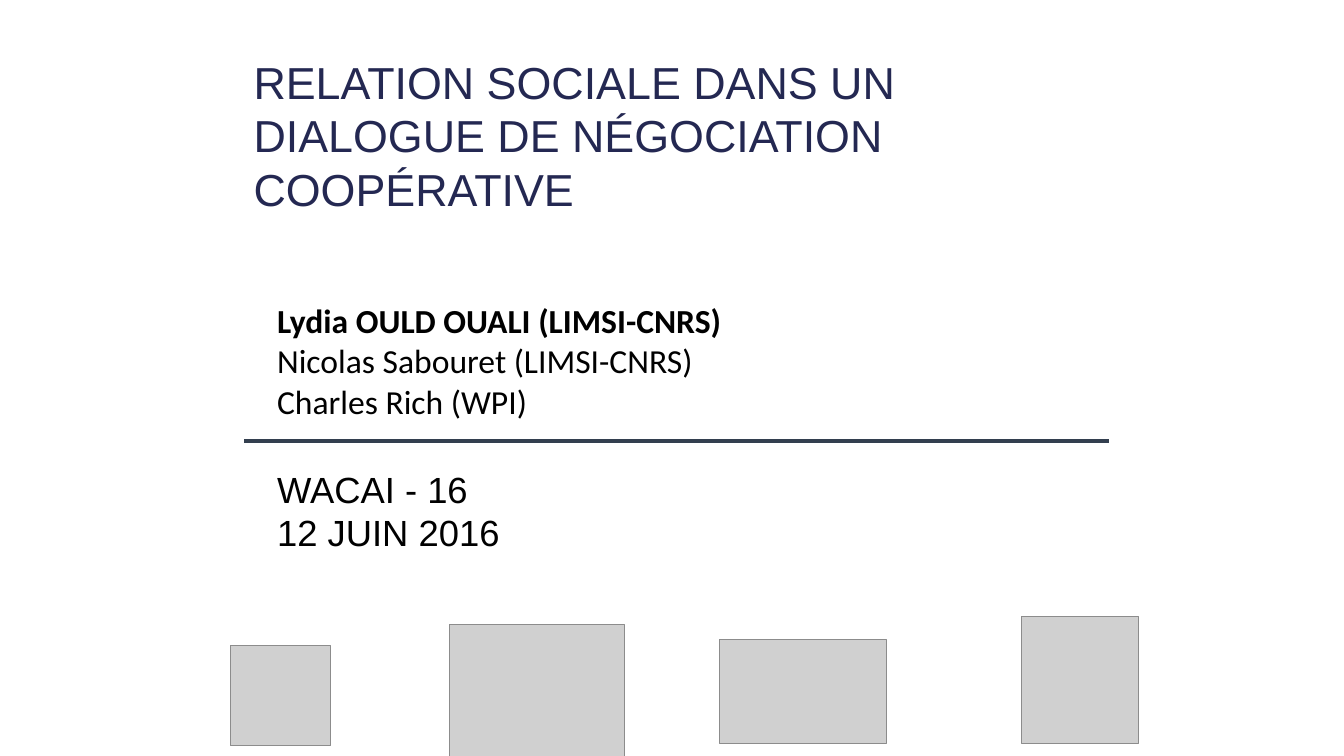
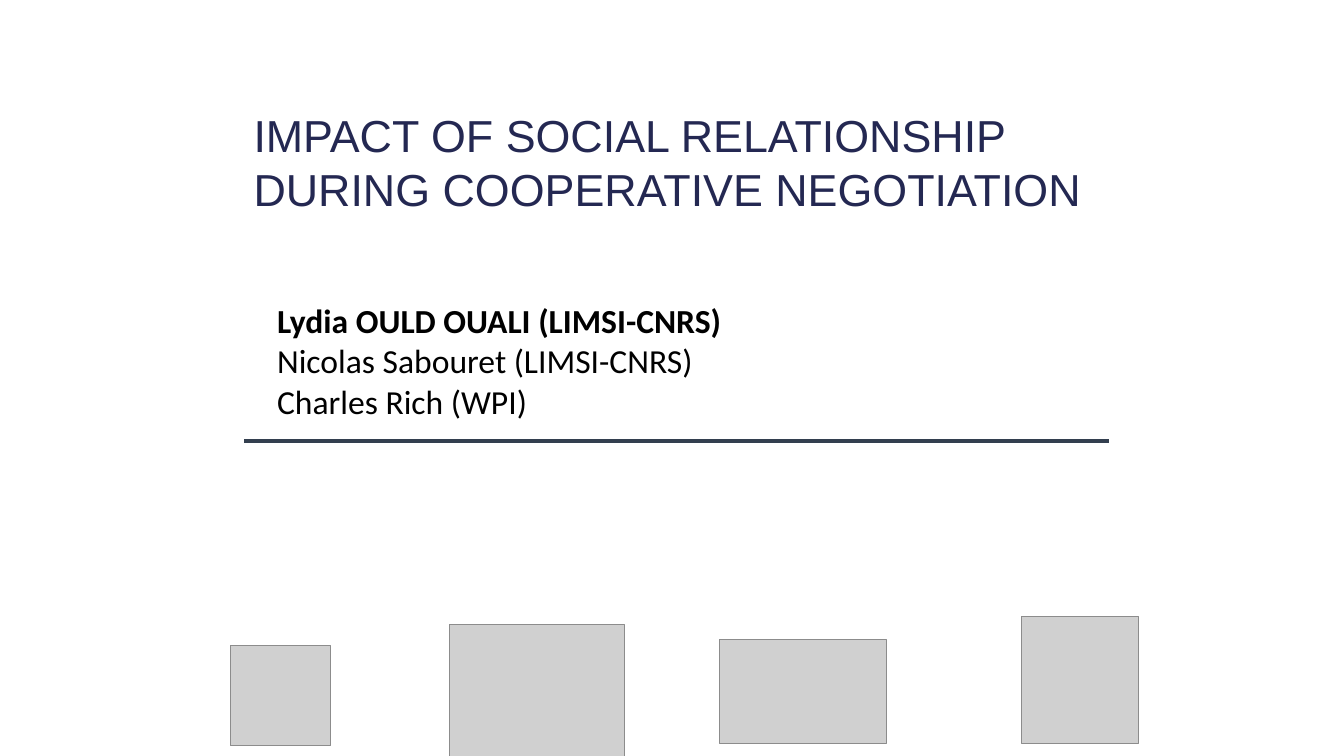
Before and after one commit to Olydia/Discolog, a slide deck: slide 1 of papers/Presentations/WACAI_EN.pptx. Drawn at 1344x756 pixels with LibreOffice and Linux fonts; fonts in the diff are those of the drawing; grey boxes stand for pictures. Boxes give left, top, right and bottom in pixels: in the first picture for what was removed or moved away, otherwise in the second. Text is boxed around its words. In the diff, an @@ line names an element or a change of style, - is before the commit and + after.

```diff
--- a/papers/Presentations/WACAI_EN.pptx
+++ b/papers/Presentations/WACAI_EN.pptx
@@ text at (254, 120, 1080, 207): text changed @@
-RELATION SOCIALE DANS UN DIALOGUE DE NÉGOCIATION COOPÉRATIVE
+IMPACT OF SOCIAL RELATIONSHIP DURING COOPERATIVE NEGOTIATION
@@ text removed at (277, 477, 500, 547) @@
-WACAI - 16
-12 JUIN 2016
```
Also in this commit, not shown: 14 other slides changed, 2 slides added, 4 slides removed, 4 other files.
